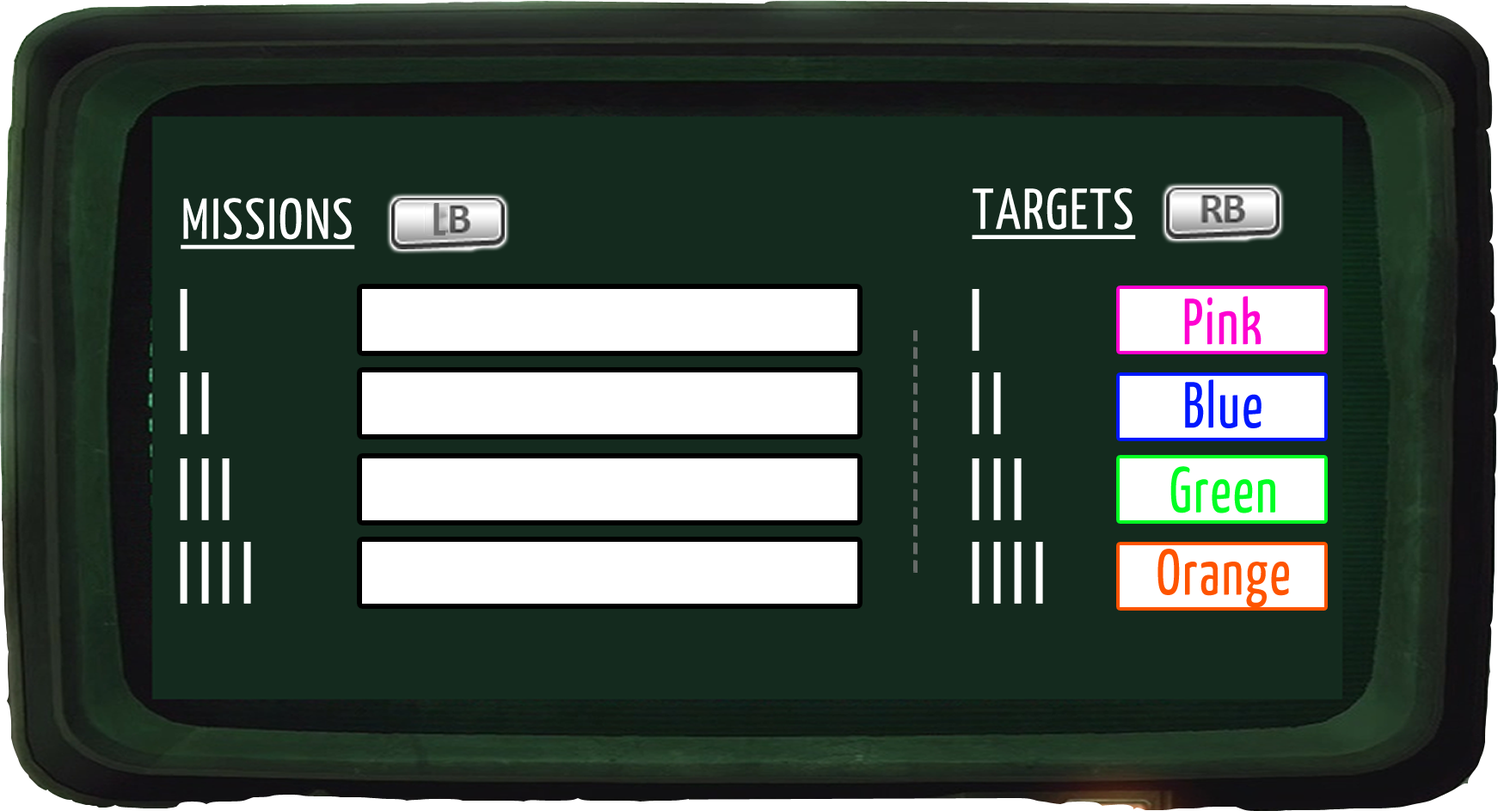
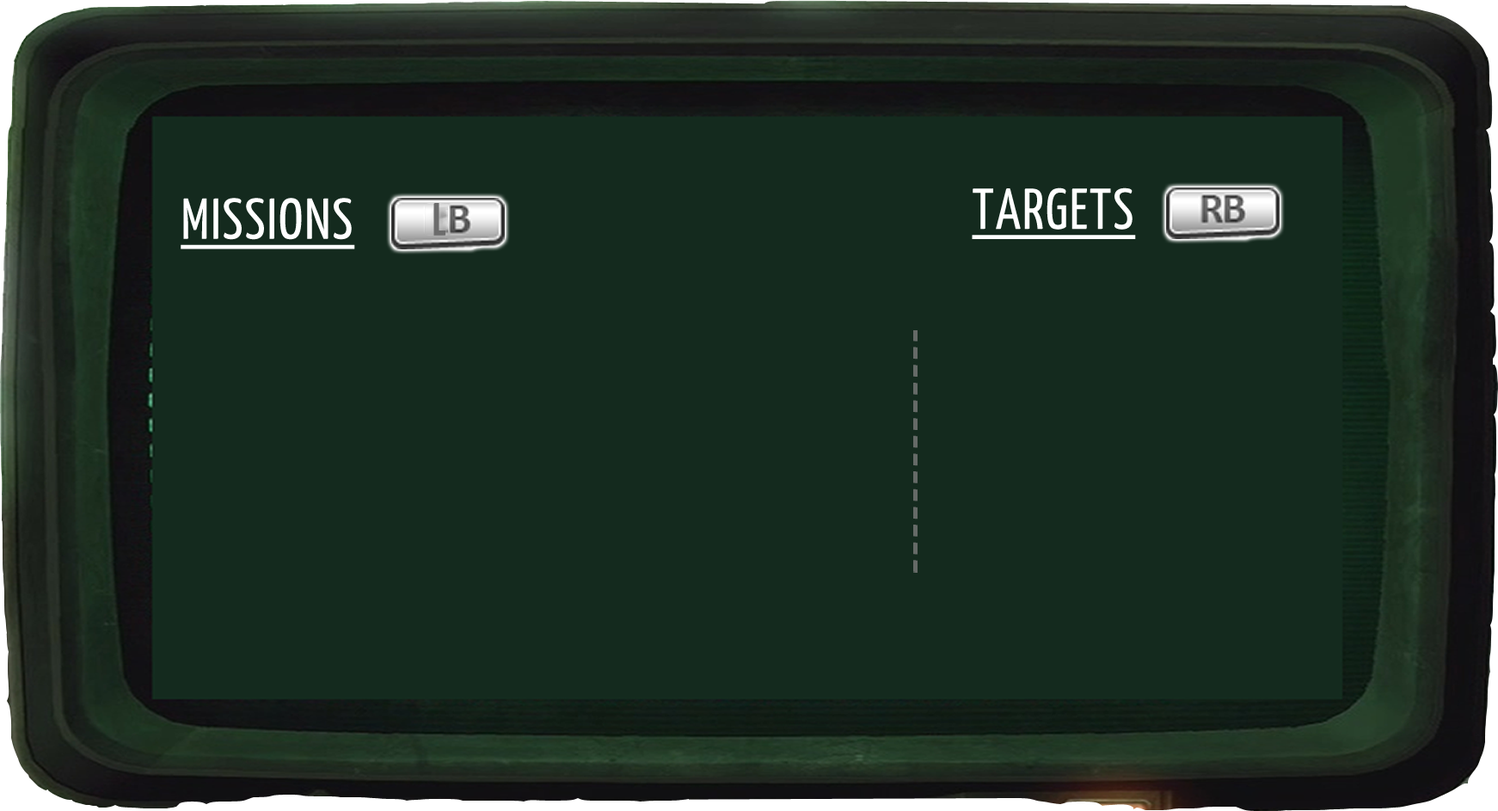
Layer changes from the first (1498, 811) image to the second:
hid "Layer 5 copy 3" over (x1=362, y1=289, x2=858, y2=351)
hid "Layer 5 copy 2" over (x1=362, y1=372, x2=858, y2=435)
hid "Layer 5 copy" over (x1=362, y1=458, x2=858, y2=521)
hid "Layer 5" over (x1=362, y1=541, x2=858, y2=604)
hid "Shape 1 copy 21" over (x1=1035, y1=541, x2=1044, y2=604)
hid "Shape 1 copy 19" over (x1=993, y1=541, x2=1002, y2=604)
hid "Shape 1 copy 16" over (x1=993, y1=458, x2=1002, y2=521)
hid "Shape 1 copy 7" over (x1=993, y1=372, x2=1002, y2=435)
hid "Shape 1 copy 15" over (x1=243, y1=541, x2=252, y2=604)
hid "Shape 1 copy 14" over (x1=221, y1=541, x2=230, y2=604)
hid "Shape 1 copy 13" over (x1=201, y1=541, x2=210, y2=604)
hid "Shape 1 copy 12" over (x1=179, y1=541, x2=188, y2=604)
hid "Shape 1 copy 10" over (x1=221, y1=458, x2=230, y2=521)
hid "Shape 1 copy 9" over (x1=201, y1=458, x2=210, y2=521)
hid "Shape 1 copy 8" over (x1=179, y1=458, x2=188, y2=521)
hid "Shape 1 copy 5" over (x1=201, y1=372, x2=210, y2=435)
hid "Orange" over (x1=1157, y1=548, x2=1290, y2=609)
hid "Green" over (x1=1170, y1=466, x2=1276, y2=514)
hid "Blue" over (x1=1185, y1=379, x2=1262, y2=429)
hid "Pink" over (x1=1184, y1=295, x2=1262, y2=345)
hid "Box_colorText copy 3" over (x1=1119, y1=289, x2=1325, y2=351)
hid "Box_colorText copy 2" over (x1=1119, y1=375, x2=1325, y2=438)
hid "Box_colorText copy" over (x1=1119, y1=458, x2=1325, y2=521)
hid "Box_colorText" over (x1=1119, y1=545, x2=1325, y2=608)
…and 8 more changes (8 visibility)
